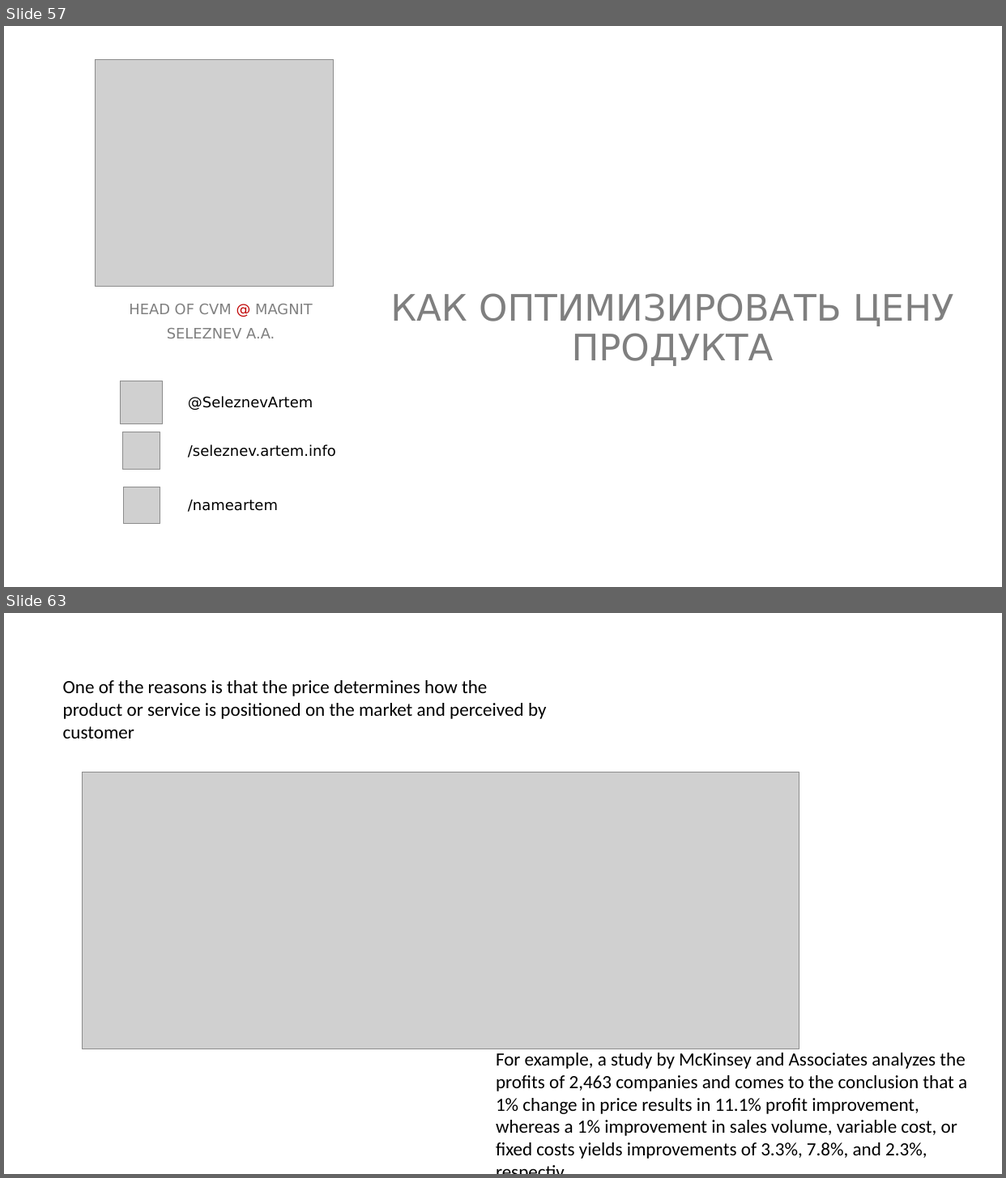
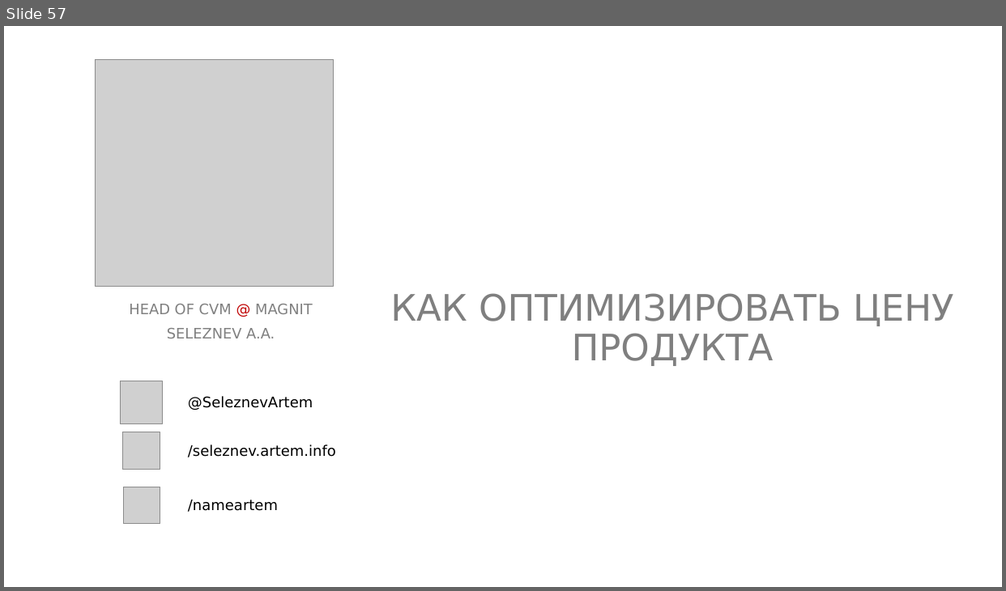
Before and after one commit to NameArtem/friday-tutor, a slide deck: ML in Marketing/1.Price optimization/вступление.pptx. Shown one above the other, each under a label of ours: slides 57 and 63 before the commit, slide 57 after it; the slides between them are not shown. The pictures are 1006x1178 and 1006x591 pixels, drawn with LibreOffice and Linux fonts; fonts in the diff are those of the drawing; grey boxes stand for pictures. Boxes give left, top, right and bottom in pixels: in the first picture for what was removed or moved away, otherwise in the second. Text is boxed around its words. In the diff, an @@ line names an element or a change of style, - is before the commit and + after.

```diff
--- a/ML in Marketing/1.Price optimization/вступление.pptx
+++ b/ML in Marketing/1.Price optimization/вступление.pptx
@@ slide 63 removed at box(4, 613, 1002, 1174), background #FFFFFF @@
@@ text removed at box(63, 680, 546, 739) @@
-One of the reasons is that the price determines how the product or service is positioned on the market and perceived by customer
@@ picture removed at box(83, 772, 799, 1050) @@
@@ text removed at box(496, 1053, 967, 1159) @@
-For example, a study by McKinsey and Associates analyzes the profits of 2,463 companies and comes to the conclusion that a 1% change in price results in 11.1% profit improvement, whereas a 1% improvement in sales volume, variable cost, or fixed costs yields improvements of 3.3%, 7.8%, and 2.3%, respectiv
```
Also in this commit, not shown: 8 other slides removed, 13 other files.
